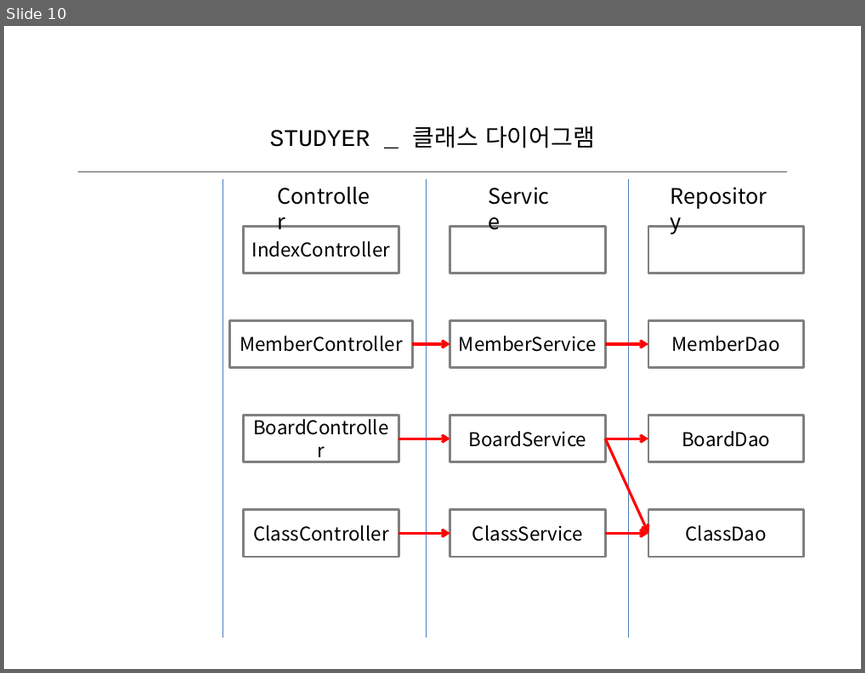
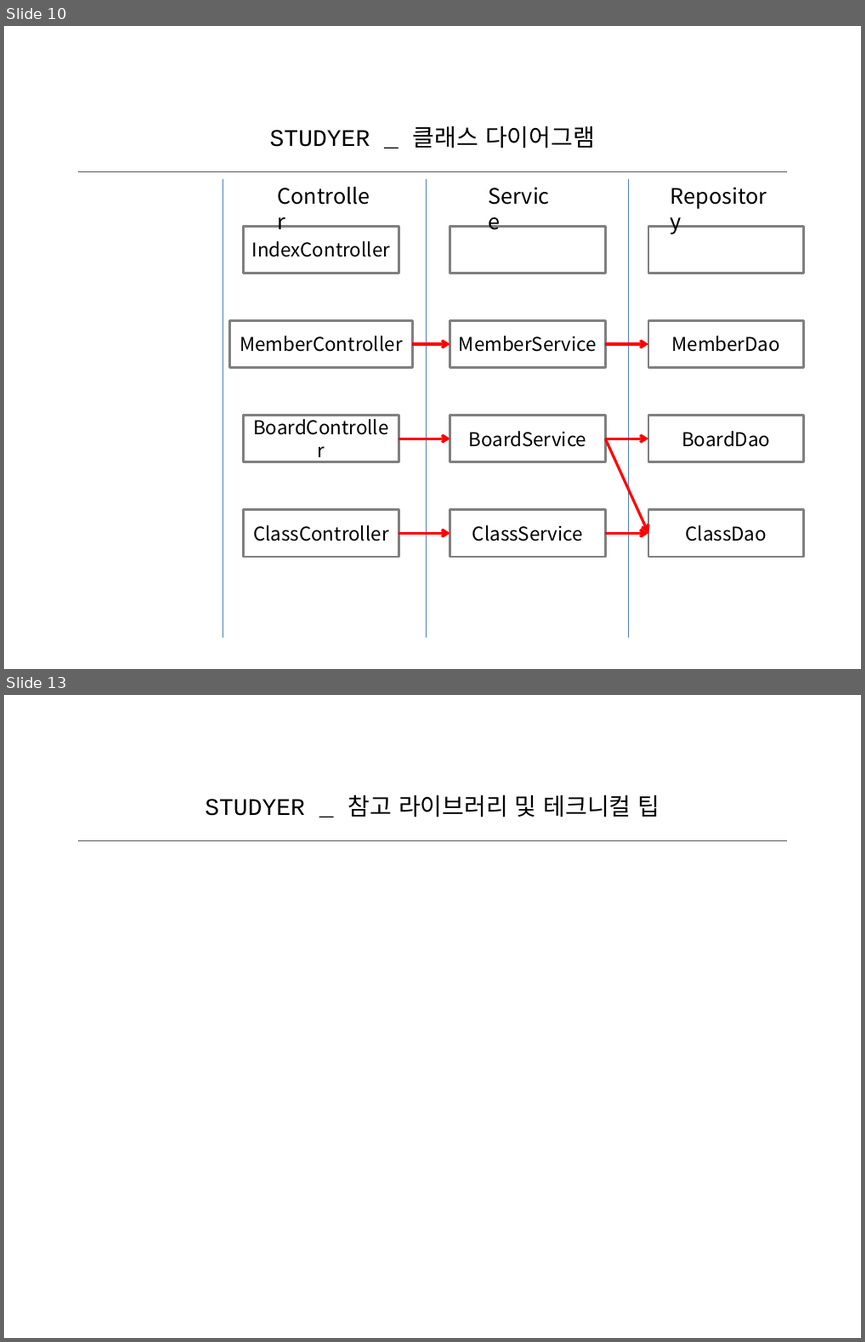
Before and after one commit to jwonjg/studyer_project, a slide deck: doc/studyer_project.pptx. Shown one above the other, each under a label of ours: slide 10 before the commit, slides 10 and 13 after it; the slides between them are not shown. The pictures are 865x673 and 865x1342 pixels, drawn with LibreOffice and Linux fonts; fonts in the diff are those of the drawing. Boxes give left, top, right and bottom in pixels: in the first picture for what was removed or moved away, otherwise in the second. Text is boxed around its words. In the diff, an @@ line names an element or a change of style, - is before the commit and + after.

```diff
--- a/doc/studyer_project.pptx
+++ b/doc/studyer_project.pptx
@@ slide 13 added at [4,695,861,1338], background #FFFFFF @@
@@ text added at [205,794,660,817], 20 pt, text #000000 @@
+STUDYER _ 참고 라이브러리 및 테크니컬 팁
@@ line added from (79, 840) to (786, 840), #595959 0.75 pt @@
```
Also in this commit, not shown: 3 other slides added, 1 slide removed, 1 other file.
